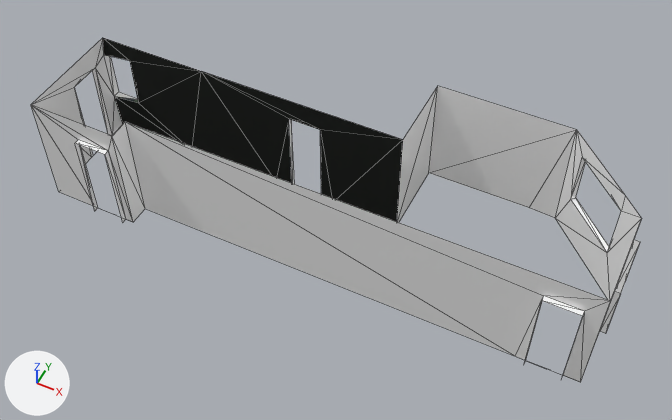
The glTF model outputs/7412/objects/living-room_0_0.wall.glb: old version first, new version second.
Both versions are drawn from a 50 mm lens placed at (6.47, -13.15, 15.56), pointed at (0.02, -0.26, -0.55). The axes (+X, +Y, +Z) are drawn at lower left. The lights are the same throughout. The picture after the commit comes second. Mesh edges are drawn as thin lines. Vertices at exactly the same position are counted once.

Script lines for the objects in view, before the commit:
```python
me_circle_030 = bpy.data.meshes.new('Circle.030')
me_circle_030.from_pydata(...)  # 92 vertices, 122 faces; spans x -6.95..6.55, y -2.19..2.68, z -1.52..1.4
# faces by material slot: [102, 20]
me_circle_030.materials.append(mat_shader_ceramic_shader_rectangle_tile_tile_004)  # white #ffffff
me_circle_030.materials.append(mat_shader_text)  # picture img_text_texture
ob_living_room_0_0_wall_001 = bpy.data.objects.new('living-room_0/0.wall.001', me_circle_030)
ob_living_room_0_0_wall_001.location = (0.0, 0.0, 0.0)
```
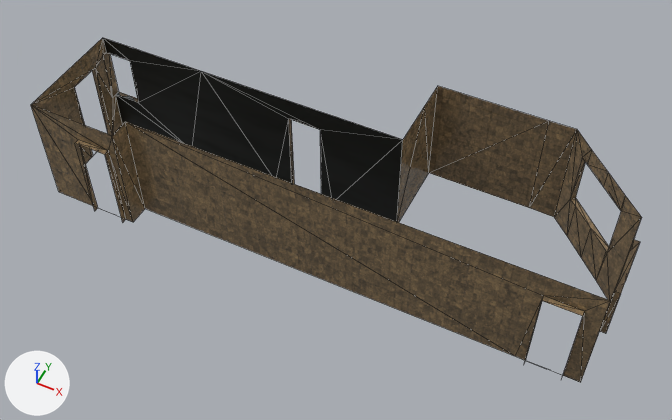
Boxes [x1, y1, x2, y2] around the edits, measured in the pictures (672 x 420 px):
```json
{"object": "living-room_0/0.wall.001", "change": "reshaped", "before": [31, 38, 641, 382], "after": [31, 38, 642, 382]}
{"part": 1, "of": "me_circle_030", "change": "cut back", "before": [95, 38, 183, 143], "after": [95, 38, 183, 143]}
{"part": 2, "of": "me_circle_030", "change": "cut back", "before": [397, 86, 641, 332], "after": [397, 86, 642, 351]}
{"part": 3, "of": "me_circle_030", "change": "recoloured", "before": [31, 39, 639, 382], "after": [31, 39, 639, 382], "on screen": "white to brown"}
{"part": 4, "of": "me_circle_030", "change": "edited", "before": [104, 38, 403, 222], "after": [104, 38, 403, 222], "on screen": "looks the same"}
```

Edits to the scene script, one JSON object a line:
```json
{"op": "add", "block": "img_living_room_0_0_wall_normal", "code": ["img_living_room_0_0_wall_normal = load_image('living-room_0_0.wall_normal', '_unpacked/living-room_0_0.wall_normal', 512, 512, 'Non-Color')"]}
{"op": "add", "block": "img_living_room_0_0_wall_metallic_living_room_0_0_wall_roughness", "code": ["img_living_room_0_0_wall_metallic_living_room_0_0_wall_roughness = load_image('living-room_0_0.wall_metallic-living-room_0_0.wall_roughness', '_unpacked/living-room_0_0.wall_metallic-living-room_0_0.wall_roughness', 512, 512, 'Non-Color')"]}
{"op": "add", "block": "img_living_room_0_0_wall_albedo", "code": ["img_living_room_0_0_wall_albedo = load_image('living-room_0_0.wall_albedo', '_unpacked/living-room_0_0.wall_albedo', 512, 512, 'sRGB')"]}
{"op": "add", "block": "mat_living_room_0_0_wall__baked", "code": ["mat_living_room_0_0_wall__baked = bpy.data.materials.new('living-room_0_0.wall__baked')", "# uses the picture img_living_room_0_0_wall_albedo", "# uses the picture img_living_room_0_0_wall_metallic_living_room_0_0_wall_roughness", "# uses the picture img_living_room_0_0_wall_normal"]}
{"block": "me_circle_030", "where": "# used by ob_living_room_0_0_wall_001; location = (0.0, 0.0, 0.0)"}
{"op": "remove", "block": "me_circle_030", "code": "me_circle_030.from_pydata(...)  # 92 vertices, 122 faces; spans x -6.95..6.55, y -2.19..2.68, z -1.52..1.4"}
{"op": "add", "block": "me_circle_030", "code": "me_circle_030.from_pydata(...)  # 113 vertices, 155 faces; spans x -6.95..6.55, y -2.19..2.68, z -1.52..1.41"}
{"block": "me_circle_030", "change": "me_circle_030 part 1"}
{"block": "me_circle_030", "change": "2 vertices are removed from x -6.82, y 0.59..0.61, z -0.44..0.93"}
{"block": "me_circle_030", "change": "13 faces are deleted"}
{"block": "me_circle_030", "change": "6 vertices are added at (-6.82, 0.55, -0.44), (-6.82, 0.55, 0.93), (-6.81, 0.68, 0.93), (-6.81, 0.55, 0.93), (-6.81, 0.55, -0.44), (-6.81, 0.68, -0.44)"}
{"block": "me_circle_030", "change": "21 new faces join them"}
{"block": "me_circle_030", "change": "me_circle_030 part 2"}
{"block": "me_circle_030", "change": "3 vertices are removed from x 4.49..6.42, y 0.74..2.68, z -1.51..1.4"}
{"block": "me_circle_030", "change": "27 faces are deleted"}
{"block": "me_circle_030", "change": "20 vertices are added at x 1.19..6.42, y 0.19..2.68, z -1.52..1.41"}
{"block": "me_circle_030", "change": "52 new faces join them"}
{"block": "me_circle_030", "change": "me_circle_030 part 3: 67 faces spanning x -6.95..6.55, y -2.19..2.49, z -1.5..1.39 switch from mat_shader_ceramic_shader_rectangle_tile_tile_004 (white #ffffff) to mat_living_room_0_0_wall__baked"}
{"block": "me_circle_030", "change": "me_circle_030 part 4: 15 faces spanning x -6.81..1.19, y 0.68..0.81, z -1.5..1.39 switch from mat_shader_text (picture img_text_texture) to mat_living_room_0_0_wall__baked"}
```
